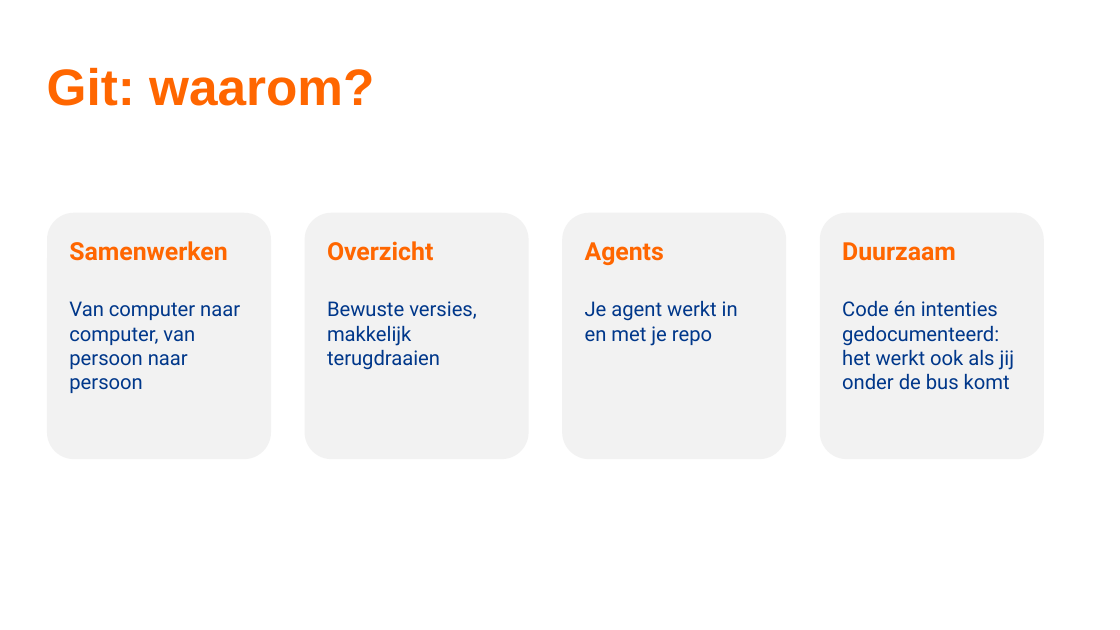
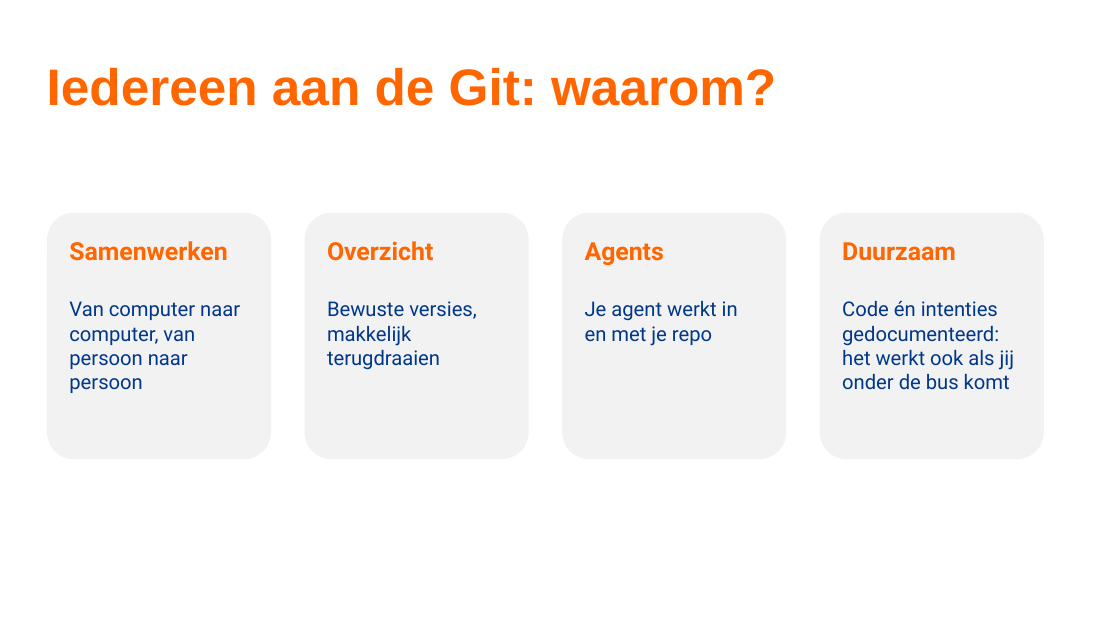
Before and after one commit to TeamNLSportScienceCentre/teamnl-agentic-engineering, a slide deck: slide 16 of docs/agentic-engineering-sessie-1.pptx (slide 21 before the commit). Drawn at 1120x630 pixels with LibreOffice and Linux fonts; fonts in the diff are those of the drawing; background and template pictures are left out. Boxes give left, top, right and bottom in pixels: in the first picture for what was removed or moved away, otherwise in the second. Text is boxed around its words. In the diff, an @@ line names an element or a change of style, - is before the commit and + after.

```diff
--- a/docs/agentic-engineering-sessie-1.pptx
+++ b/docs/agentic-engineering-sessie-1.pptx
@@ title at [47, 67, 776, 106]: text changed @@
-Git: waarom?
+Iedereen aan de Git: waarom?
```
Also in this commit, not shown: 21 other slides changed, 2 slides added, 3 slides removed.
